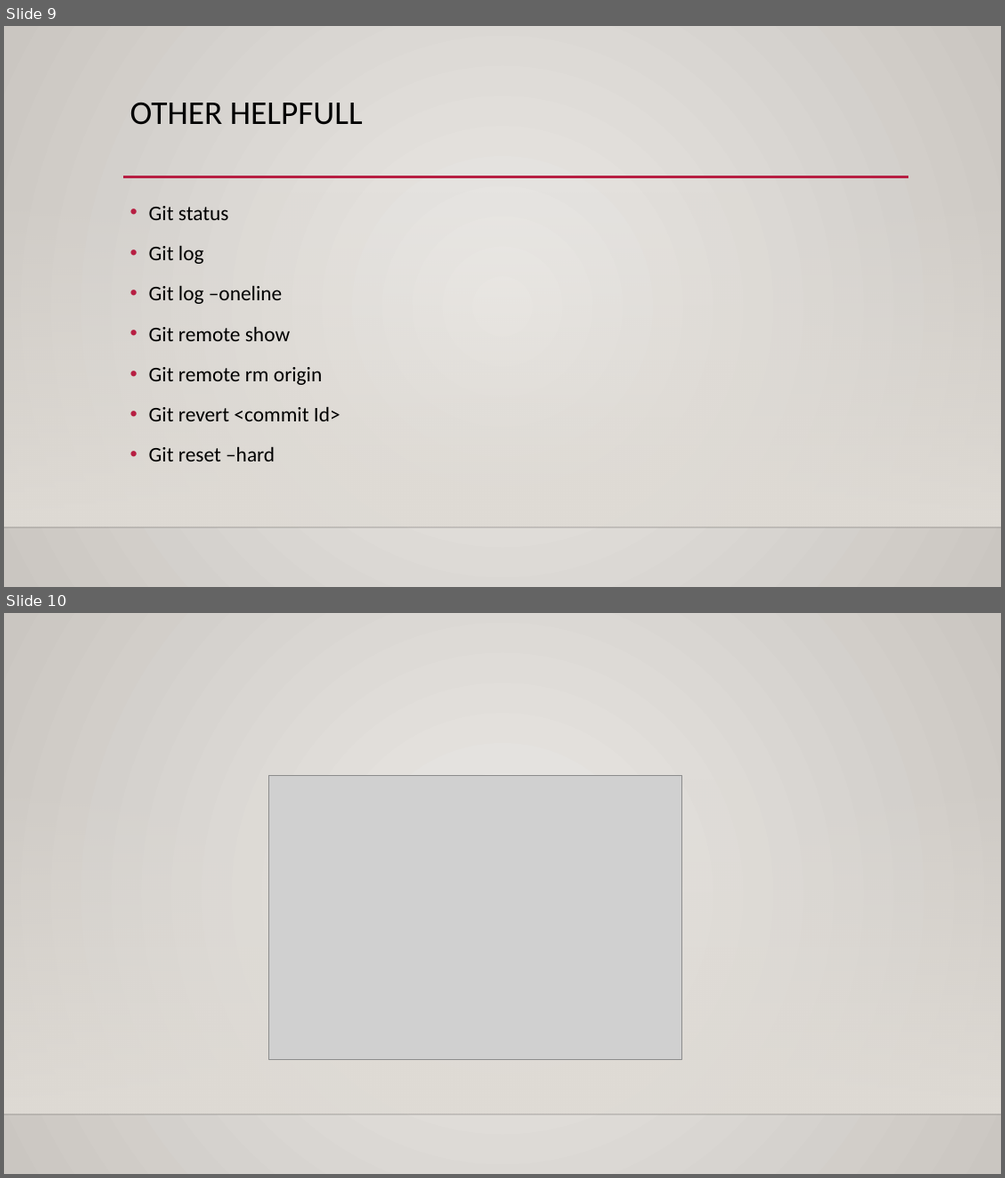
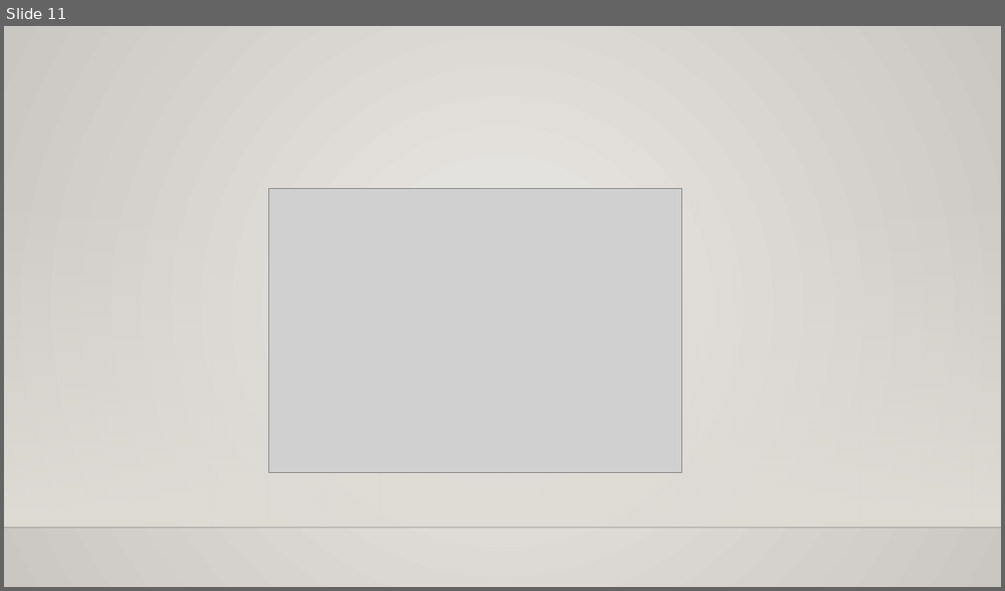
Before and after one commit to sushmithakongi/Infobell-Openshift-Daily-Work, a slide deck: Git And GitHub.pptx. Shown one above the other, each under a label of ours: slides 9 and 10 before the commit, slide 11 after it. The pictures are 1005x1178 and 1005x591 pixels, drawn with LibreOffice and Linux fonts; fonts in the diff are those of the drawing; grey boxes stand for pictures; background and template pictures are left out. Boxes give left, top, right and bottom in pixels: in the first picture for what was removed or moved away, otherwise in the second. Text is boxed around its words. In the diff, an @@ line names an element or a change of style, - is before the commit and + after.

```diff
--- a/Git And GitHub.pptx
+++ b/Git And GitHub.pptx
@@ slide 9 removed at [4,26,1001,587], background gradient #ECEAE7 to #CAC7C1; not listed: 2 template elements that a slide beside it also shows @@
@@ title removed at [130,102,363,125] @@
-OTHER HELPFULL
@@ line removed from (123, 177) to (909, 177) @@
@@ text removed at [149,206,340,461] @@
-• Git status
-• Git log
-• Git log –oneline
-• Git remote show
-• Git remote rm origin
-• Git revert <commit Id>
-• Git reset –hard
@@ what was slide 10 is now slide 11 @@
```
Also in this commit, not shown: 2 slides changed, 8 slides added, 6 other slides removed, 1 other file.
